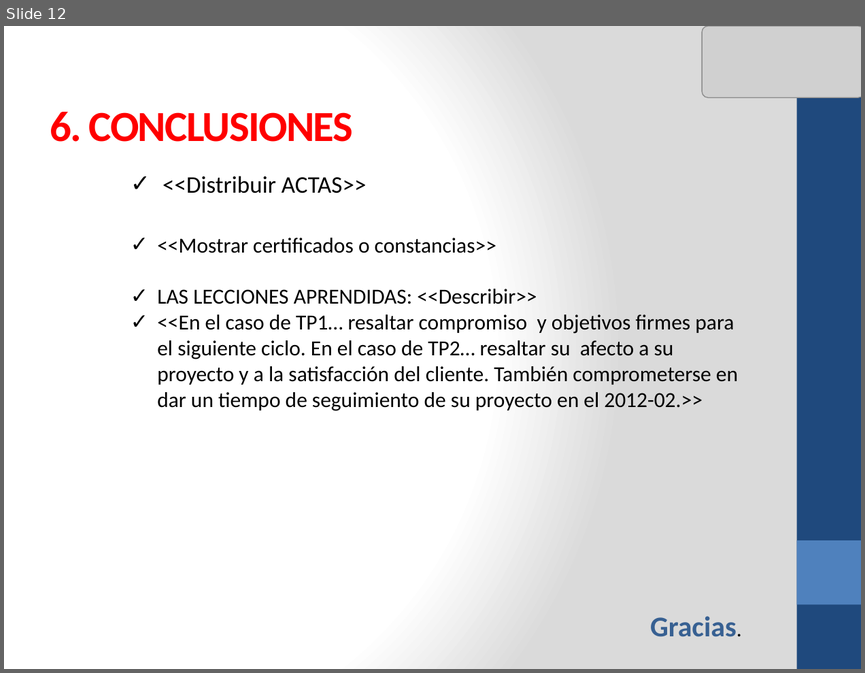
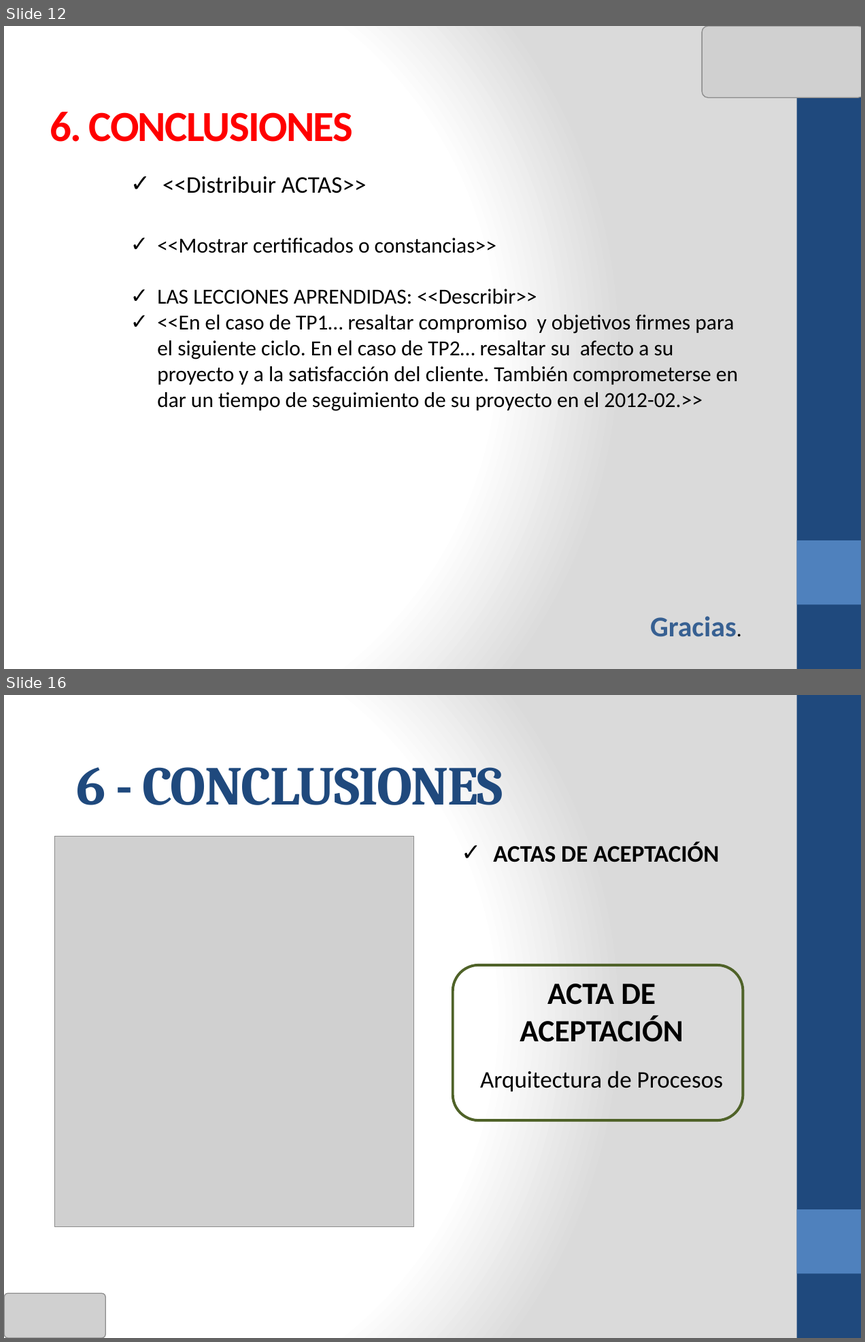
Before and after one commit to cms/proyecto-fya, a slide deck: Presentacion Final Ciclo 2011-02/ANOCFAP-[Presentación Final v1.0].pptx. Shown one above the other, each under a label of ours: slide 12 before the commit, slides 12 and 16 after it; the slides between them are not shown. The pictures are 865x673 and 865x1342 pixels, drawn with LibreOffice and Linux fonts; fonts in the diff are those of the drawing; grey boxes stand for pictures. Boxes give left, top, right and bottom in pixels: in the first picture for what was removed or moved away, otherwise in the second. Text is boxed around its words. In the diff, an @@ line names an element or a change of style, - is before the commit and + after.

```diff
--- a/Presentacion Final Ciclo 2011-02/ANOCFAP-[Presentación Final v1.0].pptx
+++ b/Presentacion Final Ciclo 2011-02/ANOCFAP-[Presentación Final v1.0].pptx
@@ slide 16 added at bbox=[4, 695, 861, 1338], background gradient #FFFFFF to #DADADA; not listed: 2 template elements that a slide beside it also shows @@
@@ title added at bbox=[77, 767, 503, 805], 46 pt, text #1F497D, bold @@
+6 - CONCLUSIONES
@@ picture added at bbox=[54, 836, 413, 1226] @@
@@ text added at bbox=[493, 842, 719, 862], 20 pt, text #000000, bold @@
+✓ ACTAS DE ACEPTACIÓN
@@ rounded rectangle added at bbox=[453, 965, 743, 1120], outline #4F6228 2.25 pt @@
@@ text added at bbox=[480, 983, 723, 1091], 20 pt, text #000000 @@
+ACTA DE ACEPTACIÓN
+Arquitectura de Procesos
@@ picture added at bbox=[4, 1293, 105, 1338] @@
```
Also in this commit, not shown: 2 slides changed, 7 other slides added.
